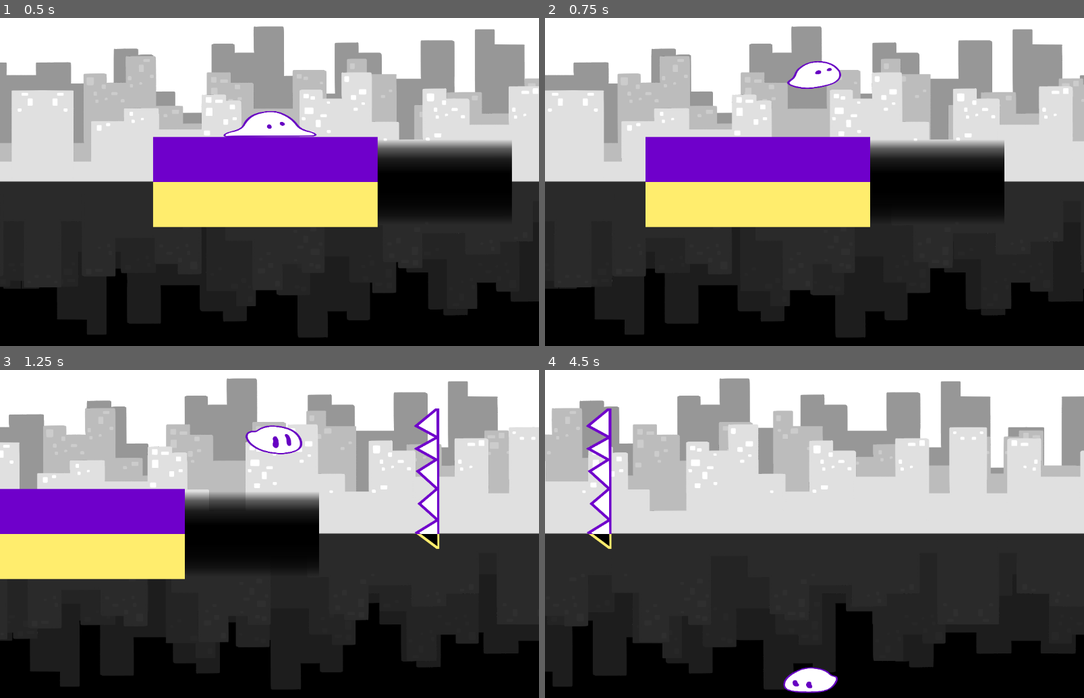
Above: before the commit, frames 1-4 (two rows, left to right).
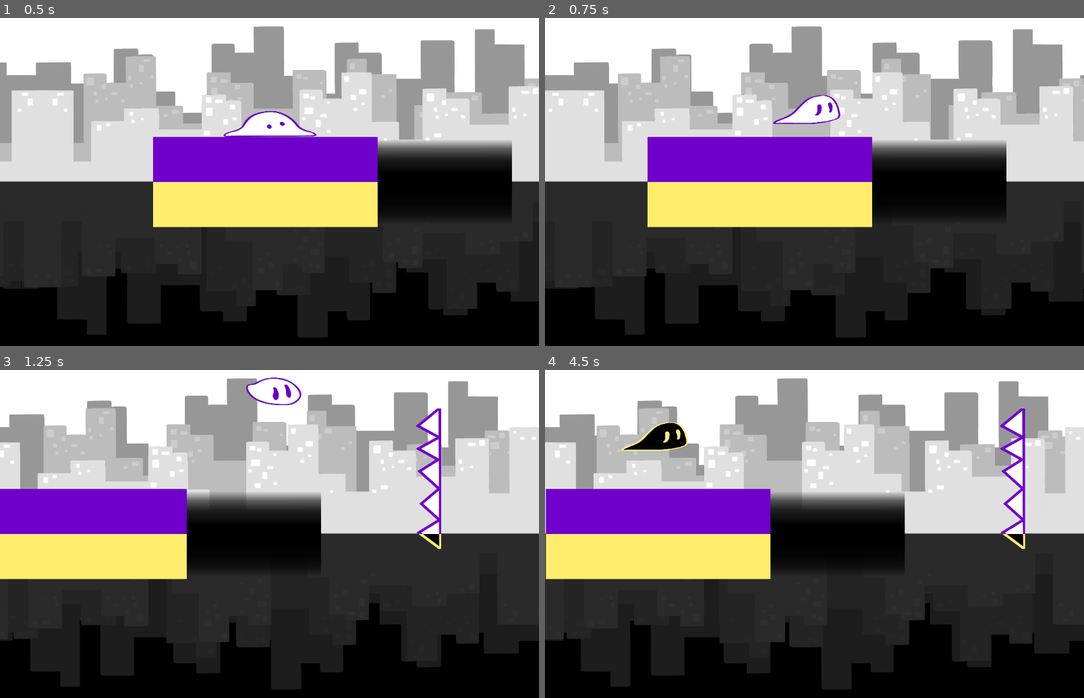
Above: after the commit, the same moments.

Repository: Globs-United/Project
Game: Godot game, scene res://lvl1_BACKUP_201505.tscn
Two runs of this game, one before a commit and one after it. Both use one fixed random seed, a clock stepped at 60 frames per second and the inputs below.
Inputs:
- Up to frame 1 (0.5 s): no input
- Up to frame 2 (0.75 s): tap Enter at 0.5 s; hold Right (moveRight) from 0.53 s (still down); tap Space (jump) at 0.6 s
- Up to frame 3 (1.25 s): keep holding Right (moveRight); tap Space (jump) at 0.77, 1.07 s
- Up to frame 4 (4.5 s): tap Space (jump) at 1.35, 1.52, 1.82, 2.1, 2.85, 3.02, 3.32, 3.6, 3.77, 4.07, 4.35 s; release Right (moveRight) at 2.03 s; hold Left (moveLeft) 2.03-2.78 s; hold Right (moveRight) 2.78-4.28 s; hold Left (moveLeft) from 4.28 s (still down)

Frame 1 is identical in both runs. In frame 2, 1.8% of the frame differs, in the area x 2-100%, y 2-84%; in frame 3, 2.2%; in frame 4, 45%, in the area x 0-100%, y 2-99%.

Commit message:
lessen velocity through pit+terminal velocity

Diff:
--- a/scripts/pit.gd
+++ b/scripts/pit.gd
@@ -1,7 +1,11 @@
 extends Area2D
 
+func _process(_delta: float) -> void:
+	if get_node("../Player").position.y == position.y:
+		get_tree().call_group("player", "change_world")
 
 
+'''
 func _on_body_exited(body: Node2D) -> void:
 	if body.is_in_group("player"):
 		print("Player detected")
@@ -9,3 +13,4 @@
 	if body.is_in_group("enemy"):
 		get_tree().call_group("enemy", "change_world")
 	print("Body detected! Changing their world")
+'''
--- a/scripts/playerKate.gd
+++ b/scripts/playerKate.gd
@@ -2,7 +2,7 @@
 
 const SPEED = 300.0;
 const FRICTION = 30.0;
-const JUMP_VELOCITY = -430; #-370.0;
+const JUMP_VELOCITY = -370.0;
 var gravity = ProjectSettings.get_setting("physics/2d/default_gravity");
 
 var is_on_floor_custom = false;
@@ -60,10 +60,10 @@
 	# The blob accelerates upwards slowly during this wait time before immediately going up
 	# Can be easily commented out and restored to old version
 	if Input.is_action_just_pressed("jump") and jumpTime > 0:
+		# Comment out below line to undo jump preparation!
 		jumpTime = 0;
-		# Comment out below line to undo jump preparation!
-		#"""
-		velocity.y = jump_velocity()
+		"""
+		velocity.y = JUMP_VELOCITY
 		playerstate = "jump"
 		"""
 		prepareJump = true;
@@ -144,8 +144,7 @@
 		#Make the animation frame be based off of y velocity instead of time.
 		if !prepareJump:
 			if jumpTime <= jumpTimeMax * 0.9:
-				var jumpModifier = -2.95 if Yworld else 2.95;
-				$AnimatedSprite2D.frame = min(int(4 - jumpModifier * velocity.y / JUMP_VELOCITY), 7);
+				$AnimatedSprite2D.frame = min(int(5 - 2.95 * velocity.y / JUMP_VELOCITY), 7);
 				jumpFrame = 0;
 			else:
 				jumpFrame = max(jumpFrame, 8);
@@ -177,8 +176,6 @@
 	$CollisionShape2D.position.y *= -1
 	$VisibleOnScreenNotifier2D.position.y *= -1
 	gravity *= -1;
-	velocity.y = max(min(-JUMP_VELOCITY * 1.3, velocity.y), JUMP_VELOCITY * 1.3)
-	playeranim(0);
 	#jump velocity "flipped" in jump_velocity()
 
 
